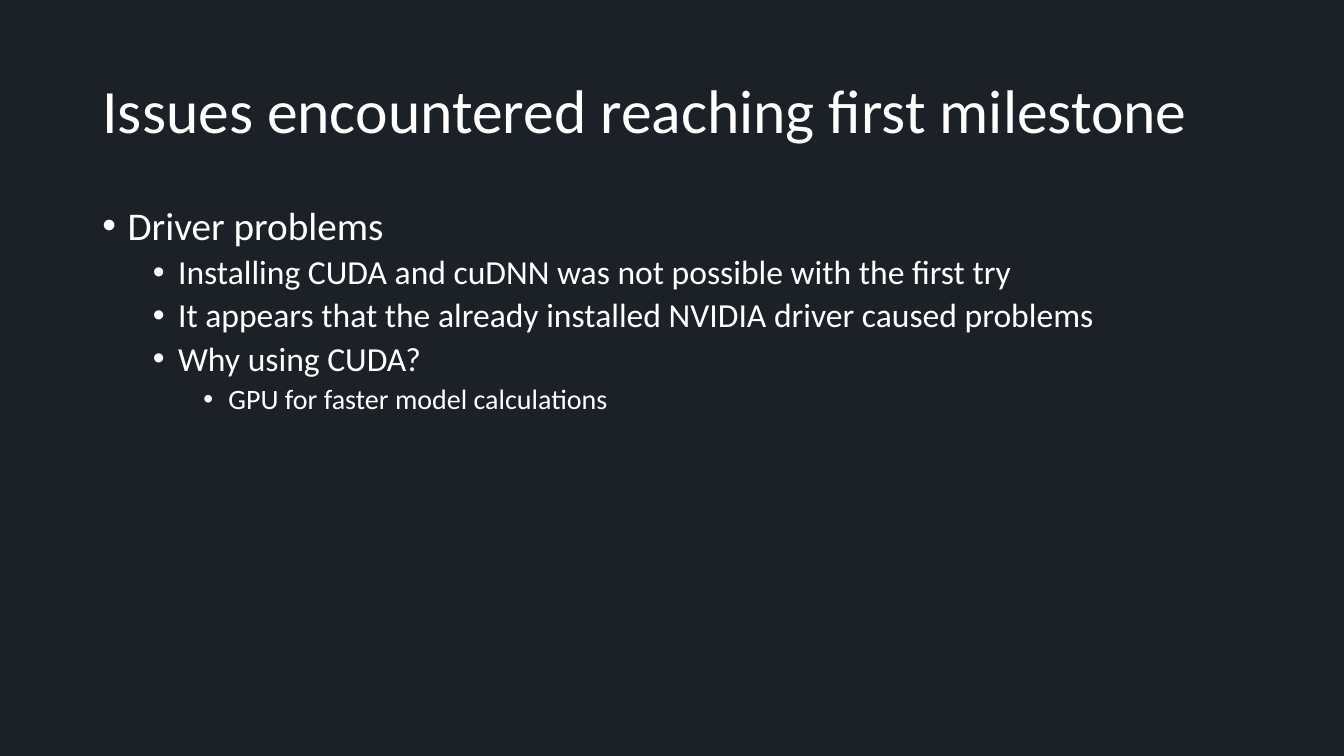
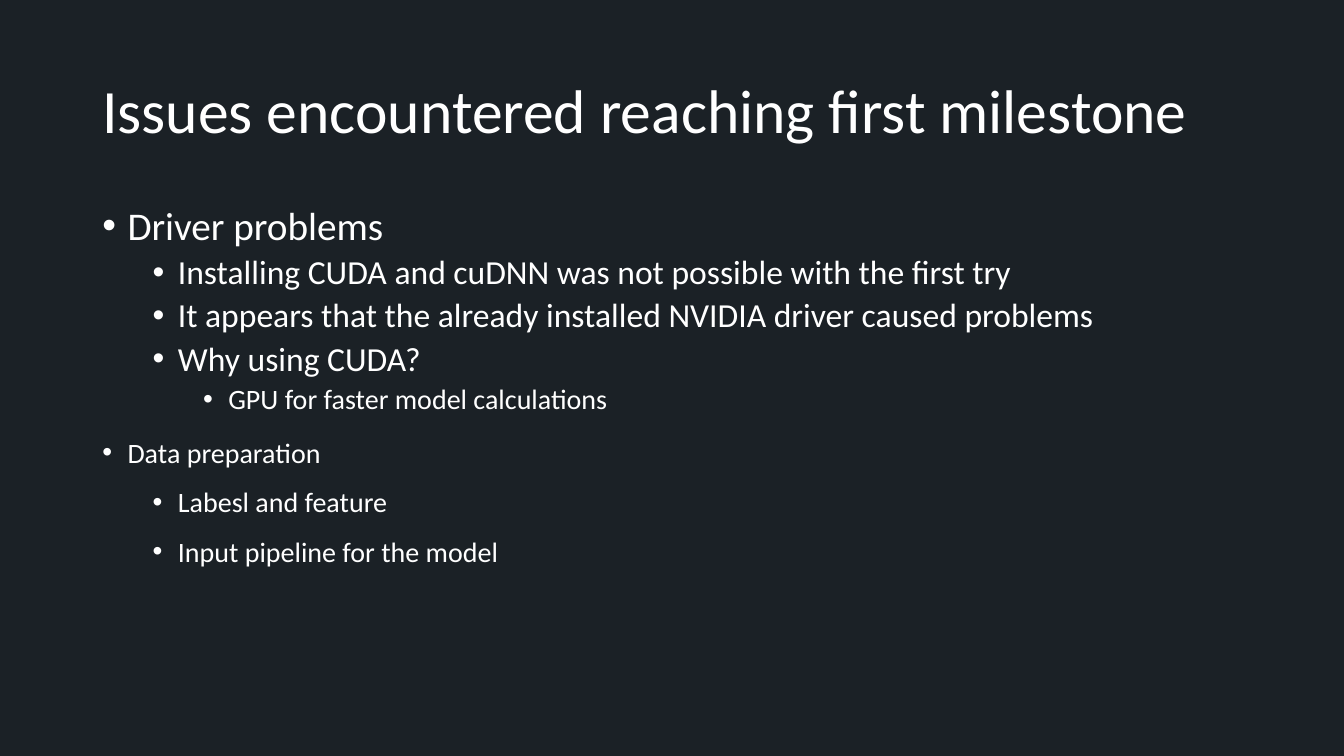
Before and after one commit to GreNait/technical-thesis, a slide deck: slide 11 of status_quo.pptx (slide 9 before the commit). Drawn at 1344x756 pixels with LibreOffice and Linux fonts; fonts in the diff are those of the drawing. Boxes give left, top, right and bottom in pixels: in the first picture for what was removed or moved away, otherwise in the second. Text is boxed around its words. In the diff, an @@ line names an element or a change of style, - is before the commit and + after.

```diff
--- a/status_quo.pptx
+++ b/status_quo.pptx
@@ text at <box>128,443,498,567</box>: paragraphs added @@
+• Data preparation
+  • Labesl and feature
+  • Input pipeline for the model
```
Also in this commit, not shown: 4 other slides changed, 3 slides added.
